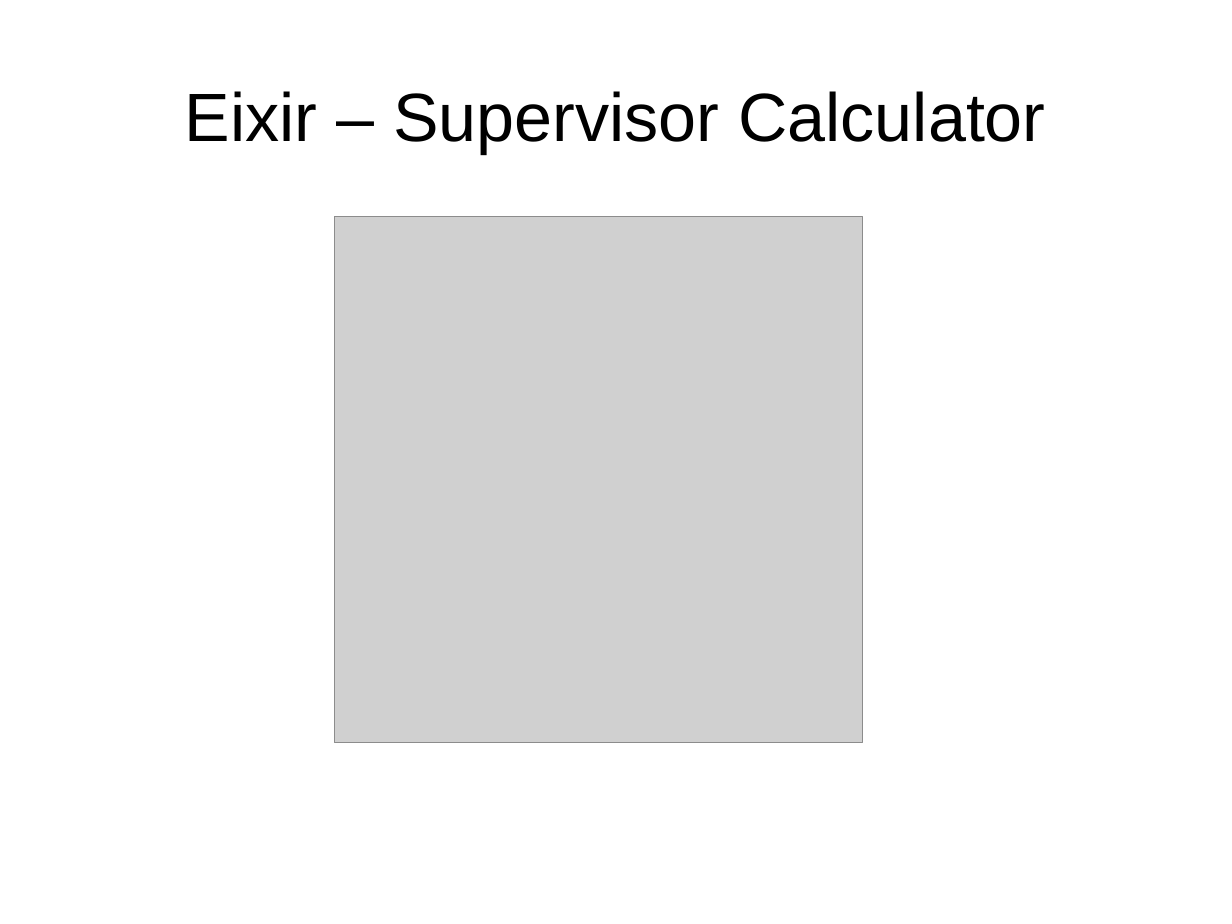
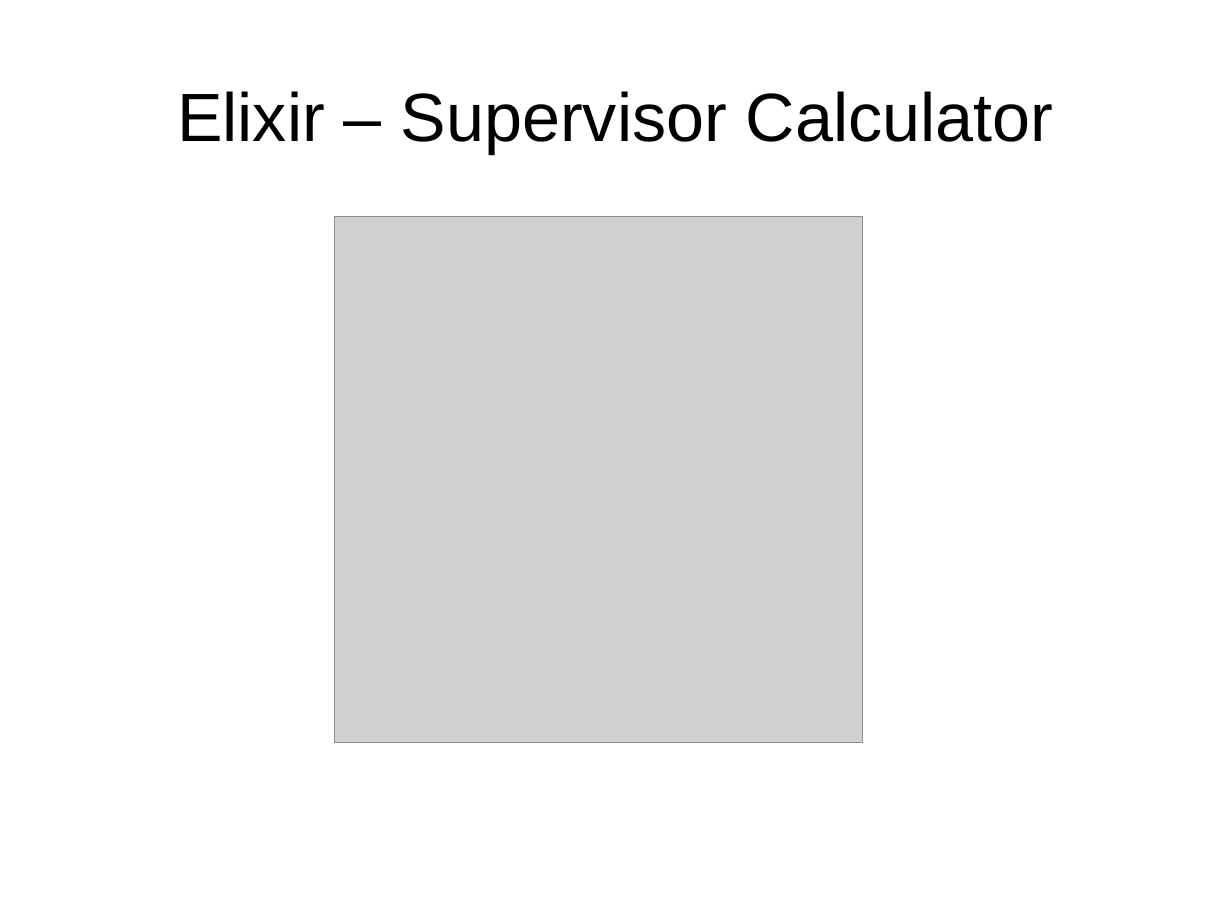
Before and after one commit to ramortegui/talks, a slide deck: slide 24 of elixir-otp-basics.odp. Drawn at 1232x924 pixels with LibreOffice and Linux fonts; fonts in the diff are those of the drawing; grey boxes stand for pictures. Boxes give left, top, right and bottom in pixels: in the first picture for what was removed or moved away, otherwise in the second. Text is boxed around its words. In the diff, an @@ line names an element or a change of style, - is before the commit and + after.

Commit message:
Fix typo on title.

```diff
--- a/elixir-otp-basics.odp
+++ b/elixir-otp-basics.odp
@@ title at bbox=[177, 91, 1053, 153]: text changed @@
-Eixir – Supervisor Calculator
+Elixir – Supervisor Calculator
```
Also in this commit, not shown: 22 other slides changed.
